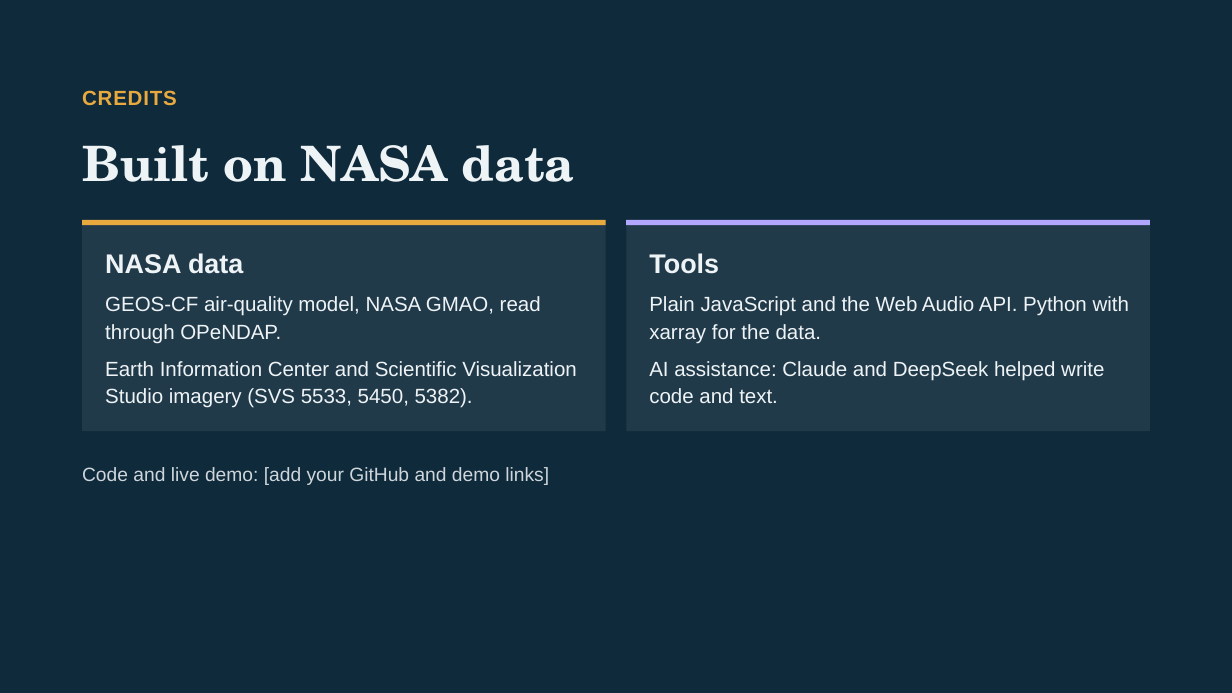
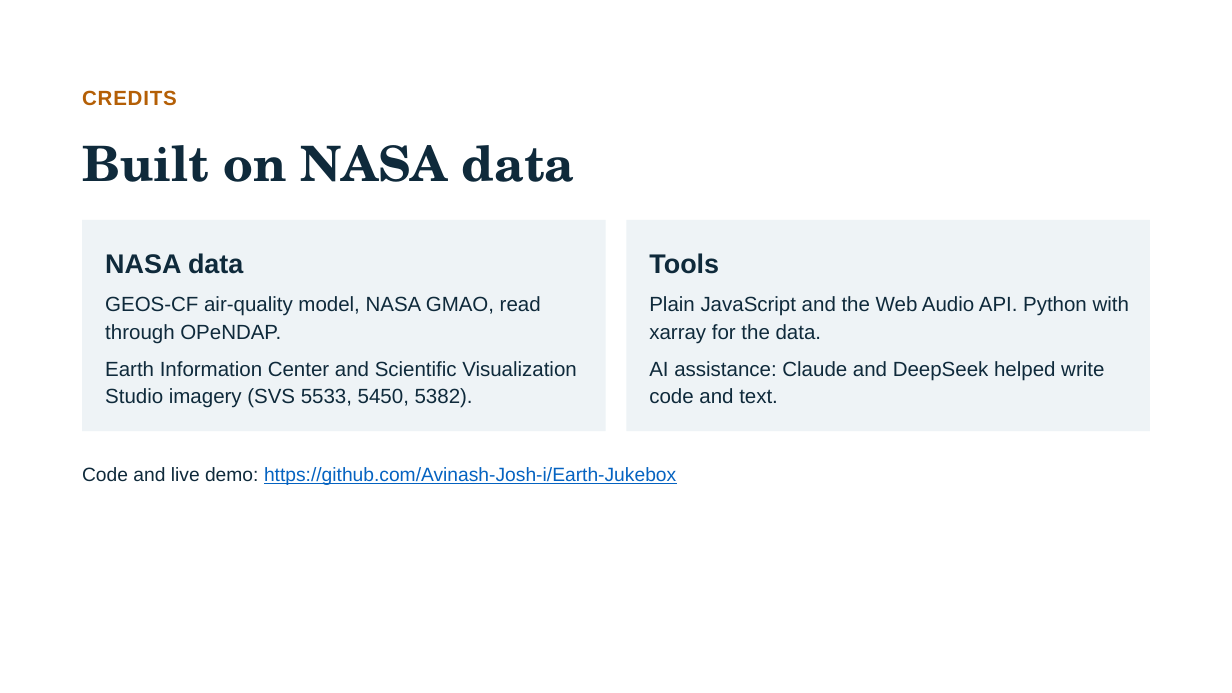
Before and after one commit to Avinash-Josh-i/Earth-Jukebox, a slide deck: slide 7 of Earth Jukebox Listen to the Planet.pptx. Drawn at 1232x693 pixels with LibreOffice and Linux fonts; fonts in the diff are those of the drawing. Boxes give left, top, right and bottom in pixels: in the first picture for what was removed or moved away, otherwise in the second. Text is boxed around its words. In the diff, an @@ line names an element or a change of style, - is before the commit and + after.

Commit message:
Updated ppt

```diff
--- a/Earth Jukebox Listen to the Planet.pptx
+++ b/Earth Jukebox Listen to the Planet.pptx
@@ background #0F2A3B to #FFFFFF @@
@@ text "CREDITS" at [82, 90, 177, 106]: text colour #E8A93F to #B45F06 @@
@@ rectangle at [82, 220, 606, 432]: fill #FFFFFF at 8% opacity to #EEF3F6 @@
@@ line removed from (82, 223) to (606, 223) @@
@@ rectangle at [627, 220, 1151, 432]: fill #FFFFFF at 8% opacity to #EEF3F6 @@
@@ line removed from (627, 223) to (1150, 223) @@
@@ text colour #EEF3F6 to #0F2A3B in 7 elements at [82, 145, 575, 182], [105, 253, 243, 274], [105, 296, 541, 344], [105, 361, 577, 408], [649, 253, 719, 274], [649, 296, 1129, 344], [649, 361, 1104, 404] @@
@@ text at [82, 467, 676, 485]: text changed; text colour #EEF3F6 at 85% opacity to #0563C1 @@
-Code and live demo: [add your GitHub and demo links]
+Code and live demo: https://github.com/Avinash-Josh-i/Earth-Jukebox
```
Also in this commit, not shown: 6 other slides changed, 1 other file.
